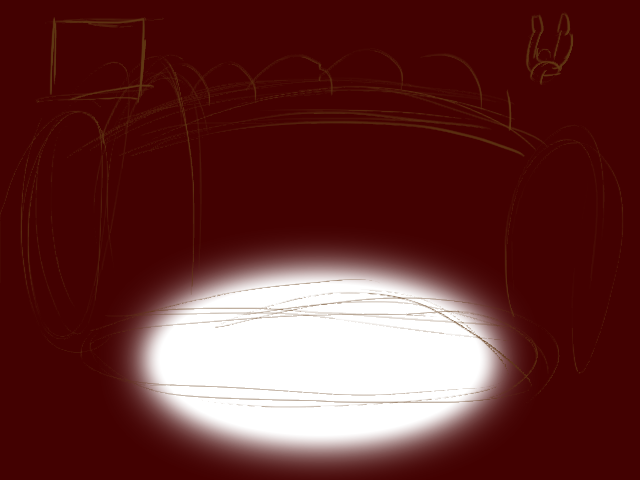
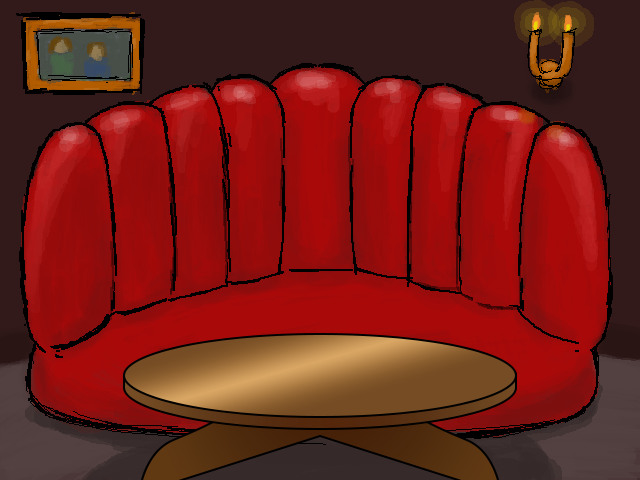
The second 640 x 480 image is a revision of the first. Changes to its layers:
showed group "table" (3 layers) over [123, 333, 517, 480]
added group "bg" with 4 layers above "Layer 1" over [16, 12, 613, 445]
added layer "ink" in group "bg" over [16, 12, 613, 445]
added layer "Layer 2" in group "bg" over [58, 70, 579, 152]
added layer "shading" (40%) in group "bg" over [18, 18, 598, 439]
added layer "paint" in group "bg" over [21, 12, 612, 437]
renamed "Ellipse 2" to "Layer 1", moved it above "sketch", painted on it over [0, 0, 640, 480]
hid "sketch" over [0, 11, 624, 408]
painted on "Color Fill 1", unmasked it over [0, 0, 640, 480]
